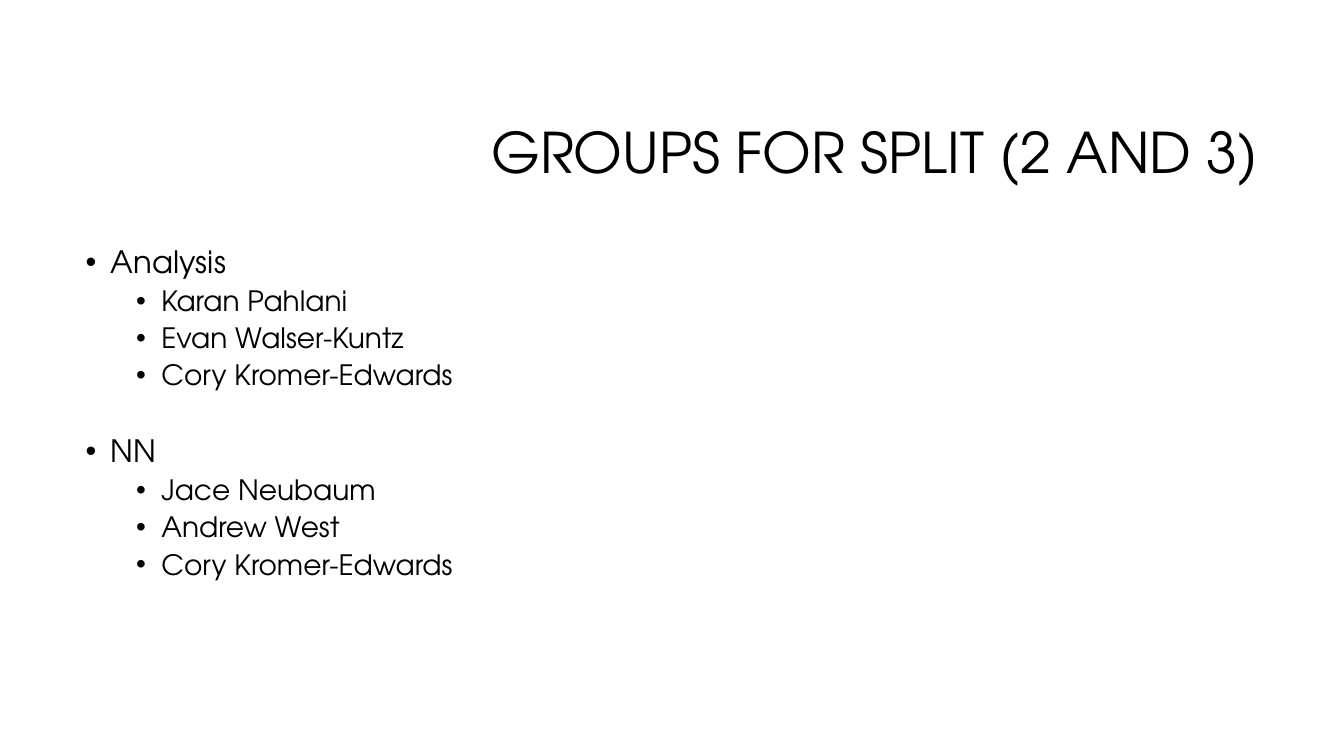
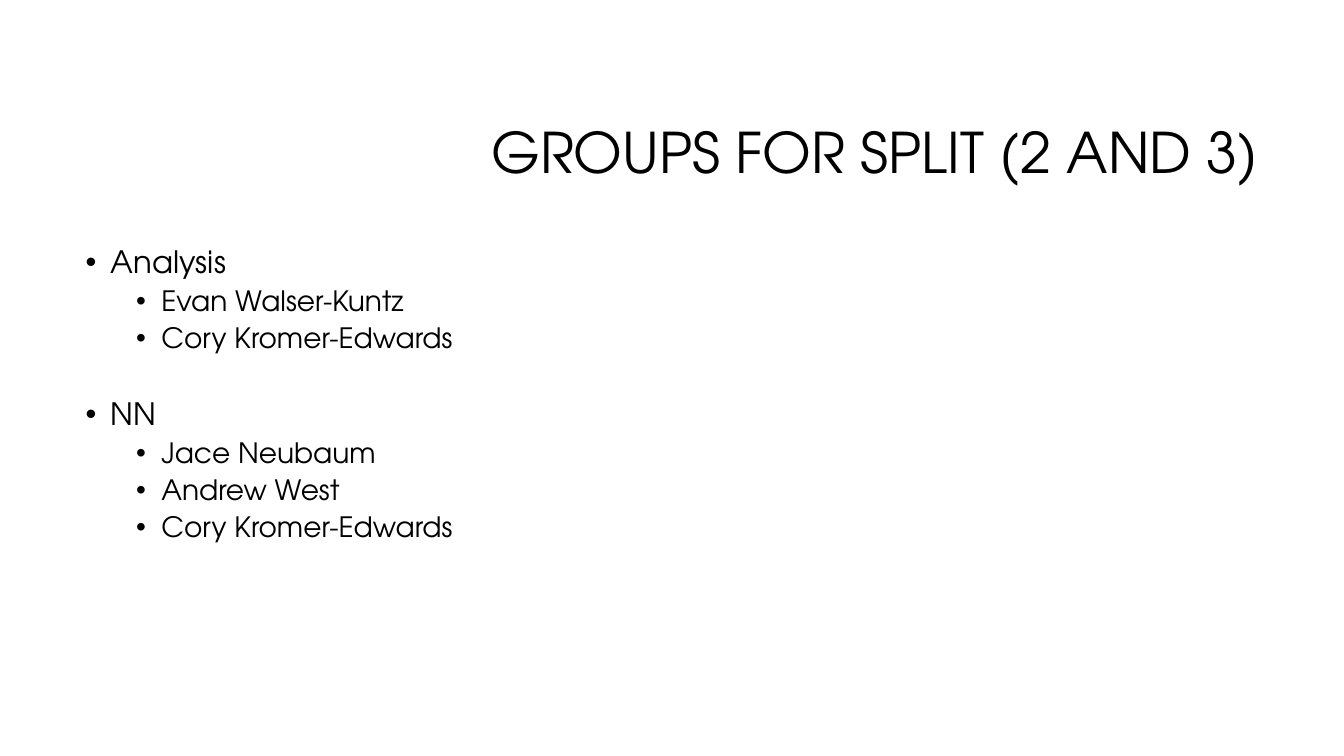
Before and after one commit to 14corman/JMIProject, a slide deck: slide 5 of project overview.pptx. Drawn at 1344x756 pixels with LibreOffice and Linux fonts; fonts in the diff are those of the drawing; background and template pictures are left out. Boxes give left, top, right and bottom in pixels: in the first picture for what was removed or moved away, otherwise in the second. Text is boxed around its words. In the diff, an @@ line names an element or a change of style, - is before the commit and + after.

Commit message:
Updated powerpoint
Took out Keran from the group

```diff
--- a/project overview.pptx
+++ b/project overview.pptx
@@ text at box(161, 290, 347, 312): paragraph removed @@
-  • Karan Pahlani
```
